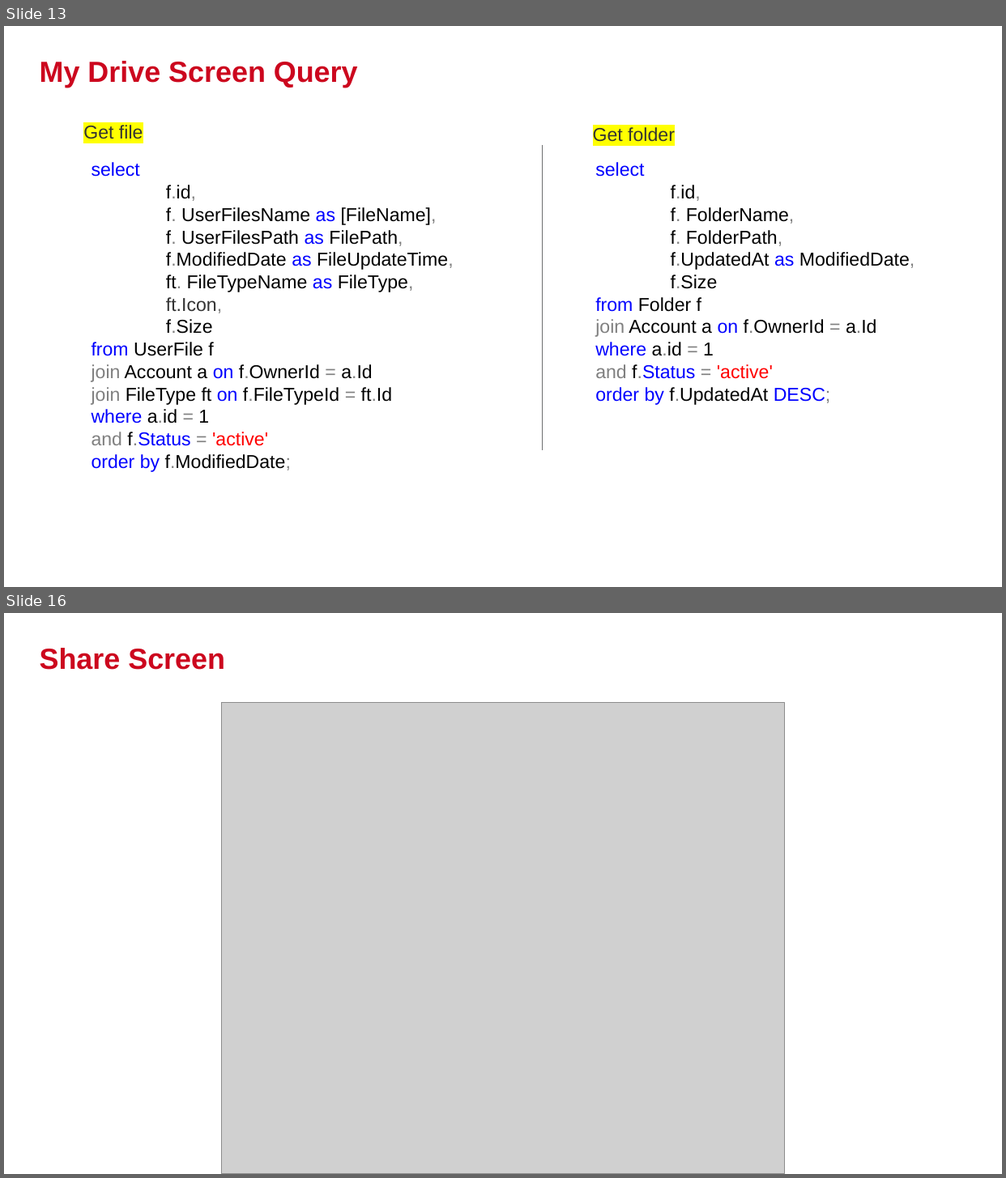
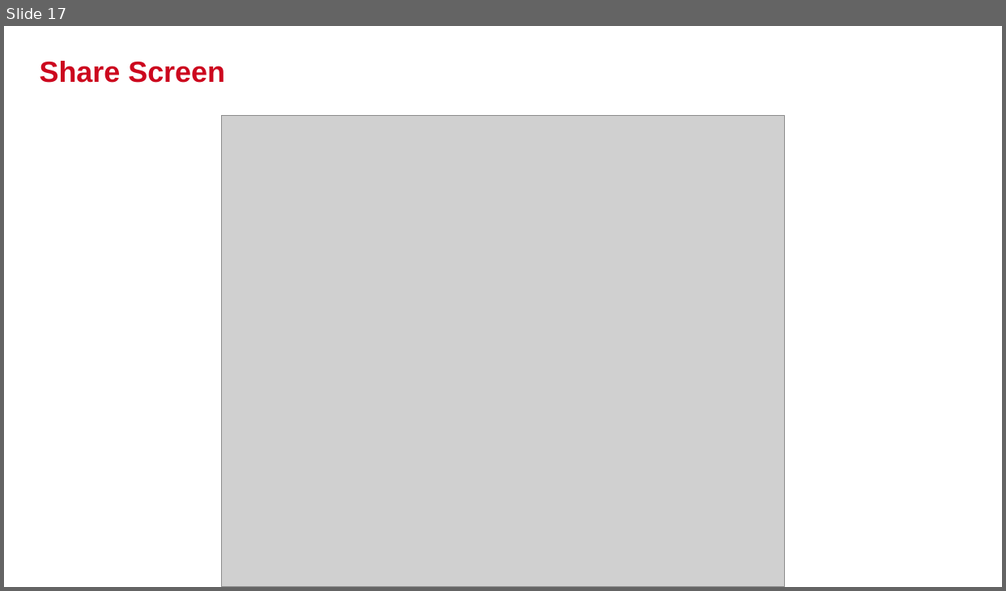
Before and after one commit to GiaHuy25/YPP4_Document, a slide deck: GoogleDriveScriptData/GiaHuy_Presentation_GoogleDrive.pptx. Shown one above the other, each under a label of ours: slides 13 and 16 before the commit, slide 17 after it; the slides between them are not shown. The pictures are 1006x1178 and 1006x591 pixels, drawn with LibreOffice and Linux fonts; fonts in the diff are those of the drawing; grey boxes stand for pictures; background and template pictures are left out. Boxes give left, top, right and bottom in pixels: in the first picture for what was removed or moved away, otherwise in the second. Text is boxed around its words. In the diff, an @@ line names an element or a change of style, - is before the commit and + after.

```diff
--- a/GoogleDriveScriptData/GiaHuy_Presentation_GoogleDrive.pptx
+++ b/GoogleDriveScriptData/GiaHuy_Presentation_GoogleDrive.pptx
@@ slide 13 removed at <box>4,26,1002,587</box>, background #FFFFFF @@
@@ title removed at <box>40,61,358,88</box> @@
-My Drive Screen Query
@@ text removed at <box>83,125,143,139</box> @@
-Get file
@@ line removed from (543, 145) to (543, 450) @@
@@ text removed at <box>593,127,675,141</box> @@
-Get folder
@@ text removed at <box>91,162,454,472</box> @@
-select
-    f.id,
-    f. UserFilesName as [FileName],
-    f. UserFilesPath as FilePath,
-    f.ModifiedDate as FileUpdateTime,
-    ft. FileTypeName as FileType,
-    ft.Icon,
-    f.Size
-from UserFile f
-join Account a on f.OwnerId = a.Id
-join FileType ft on f.FileTypeId = ft.Id
-where a.id = 1
-and f.Status = 'active'
-order by f.ModifiedDate;
@@ text removed at <box>595,162,915,405</box> @@
-select
-f.id,
-f. FolderName,
-f. FolderPath,
-f.UpdatedAt as ModifiedDate,
-f.Size
-from Folder f
-join Account a on f.OwnerId = a.Id
-where a.id = 1
-and f.Status = 'active'
-order by f.UpdatedAt DESC;
@@ what was slide 16 is now slide 17 @@
```
Also in this commit, not shown: 15 slides changed, 9 slides added, 15 other slides removed, 4 other files.
